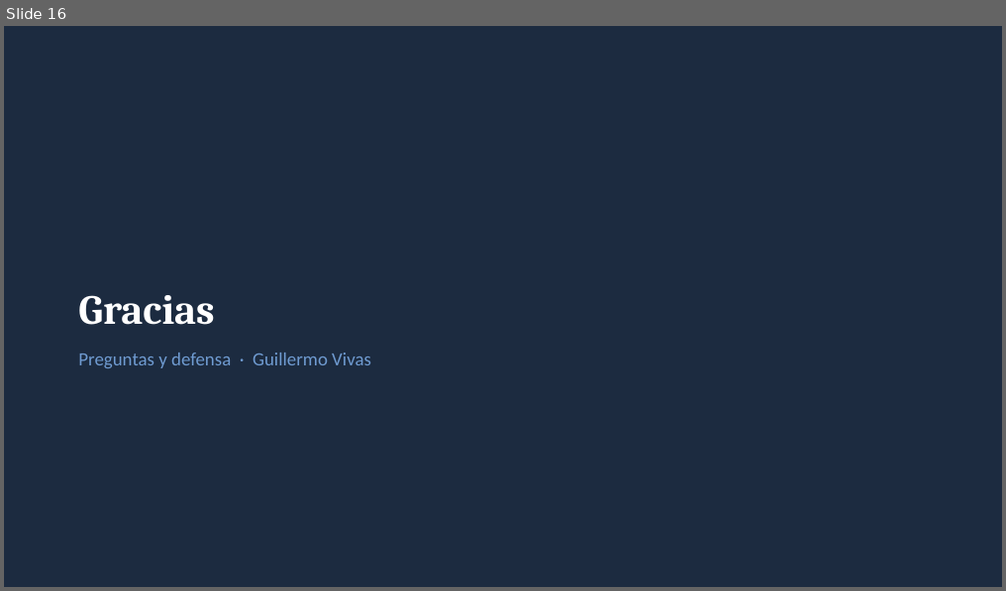
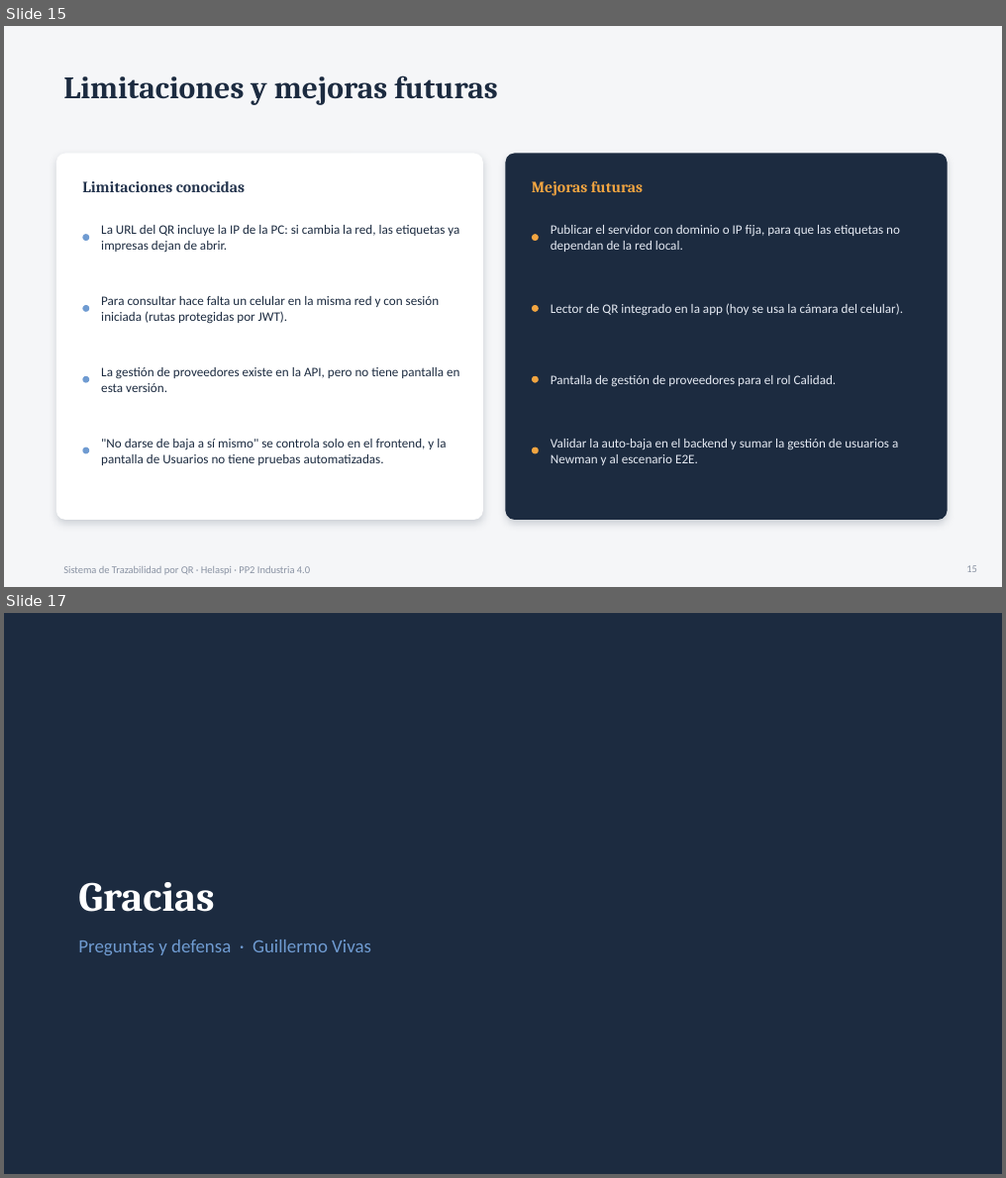
Before and after one commit to gcv1982/PROYECTO-FINAL-PP2-INDUSTRIA-4.0, a slide deck: docs/presentacion/Defensa_S10_Helaspi.pptx. Shown one above the other, each under a label of ours: slide 16 before the commit, slides 15 and 17 after it; the slides between them are not shown. The pictures are 1006x591 and 1006x1178 pixels, drawn with LibreOffice and Linux fonts; fonts in the diff are those of the drawing. Boxes give left, top, right and bottom in pixels: in the first picture for what was removed or moved away, otherwise in the second. Text is boxed around its words. In the diff, an @@ line names an element or a change of style, - is before the commit and + after.

```diff
--- a/docs/presentacion/Defensa_S10_Helaspi.pptx
+++ b/docs/presentacion/Defensa_S10_Helaspi.pptx
@@ slide 15 added at (4,26,1002,587), background #F5F6F8 @@
@@ title added at (63,76,498,105), 30 pt, text #1C2B40, bold @@
+Limitaciones y mejoras futuras
@@ rounded rectangle added at (56,154,483,520), fill #FFFFFF @@
@@ rounded rectangle added at (506,154,947,520), fill #1C2B40 @@
@@ text added at (82,181,245,192), 15 pt, text #24344D, bold @@
+Limitaciones conocidas
@@ text added at (532,181,643,196), 15 pt, text #F2A541, bold @@
+Mejoras futuras
@@ text added at (101,225,459,253), 12.5 pt, text #1C2B40 @@
+La URL del QR incluye la IP de la PC: si cambia la red, las etiquetas ya impresas dejan de abrir.
@@ text added at (550,225,900,252), 12.5 pt, text #E4E9F2 @@
+Publicar el servidor con dominio o IP fija, para que las etiquetas no dependan de la red local.
@@ ellipse added at (82,234,89,241), fill #6F9BD1 @@
@@ ellipse added at (532,234,539,241), fill #F2A541 @@
@@ ellipse added at (82,305,89,312), fill #6F9BD1 @@
@@ text added at (101,296,440,324), 12.5 pt, text #1C2B40 @@
+Para consultar hace falta un celular en la misma red y con sesión iniciada (rutas protegidas por JWT).
@@ ellipse added at (532,305,539,312), fill #F2A541 @@
@@ text added at (550,303,903,316), 12.5 pt, text #E4E9F2 @@
+Lector de QR integrado en la app (hoy se usa la cámara del celular).
@@ ellipse added at (82,376,89,383), fill #6F9BD1 @@
@@ text added at (101,368,459,392), 12.5 pt, text #1C2B40 @@
+La gestión de proveedores existe en la API, pero no tiene pantalla en esta versión.
@@ ellipse added at (532,376,539,383), fill #F2A541 @@
@@ text added at (550,375,837,387), 12.5 pt, text #E4E9F2 @@
+Pantalla de gestión de proveedores para el rol Calidad.
@@ text added at (101,439,446,466), 12.5 pt, text #1C2B40 @@
+"No darse de baja a sí mismo" se controla solo en el frontend, y la pantalla de Usuarios no tiene pruebas automatizadas.
@@ text added at (550,439,898,466), 12.5 pt, text #E4E9F2 @@
+Validar la auto-baja en el backend y sumar la gestión de usuarios a Newman y al escenario E2E.
@@ ellipse added at (82,448,89,455), fill #6F9BD1 @@
@@ ellipse added at (532,448,539,455), fill #F2A541 @@
@@ text added at (63,567,310,575), 10 pt, text #8A93A3 @@
+Sistema de Trazabilidad por QR · Helaspi · PP2 Industria 4.0
@@ page number added at (966,566,977,572), 10 pt, text #8A93A3 @@
+15
@@ what was slide 16 is now slide 17 @@
```
Also in this commit, not shown: 7 slides changed.
